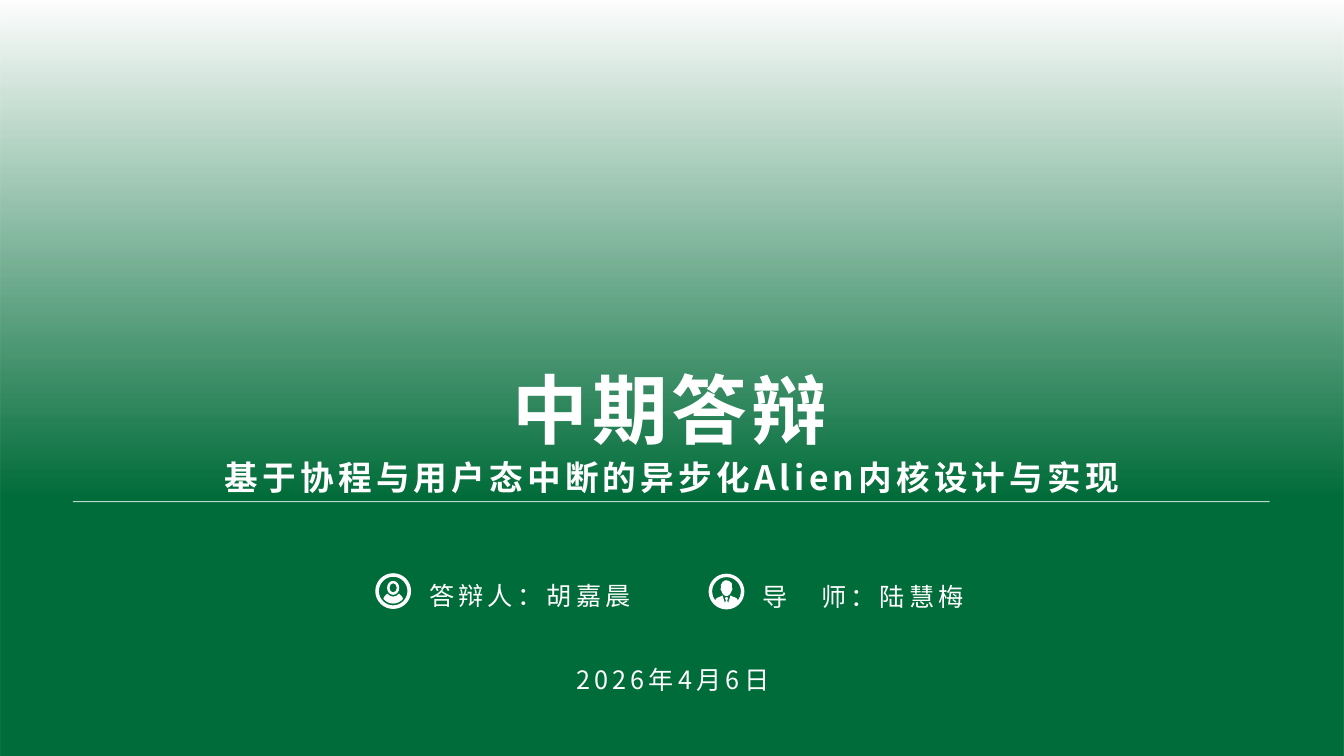
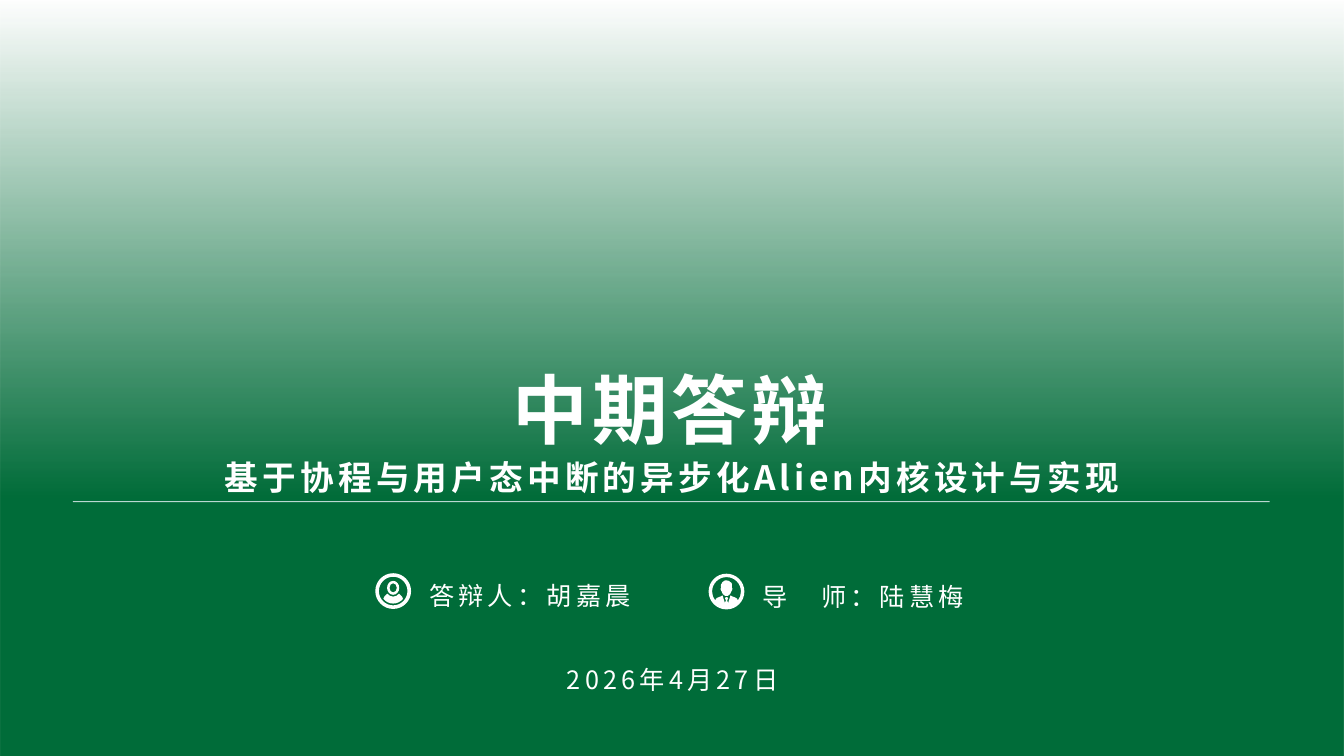
Before and after one commit to hhhjjjcc112/AsyncAlien, a slide deck: slide 1 of docs/graduation/中期/胡嘉晨-中期汇报.pptx. Drawn at 1344x756 pixels with LibreOffice and Linux fonts; fonts in the diff are those of the drawing; background and template pictures are left out. Boxes give left, top, right and bottom in pixels: in the first picture for what was removed or moved away, otherwise in the second. Text is boxed around its words. In the diff, an @@ line names an element or a change of style, - is before the commit and + after.

```diff
--- a/docs/graduation/中期/胡嘉晨-中期汇报.pptx
+++ b/docs/graduation/中期/胡嘉晨-中期汇报.pptx
@@ text at (x1=567, y1=668, x2=778, y2=691): text changed @@
-2026年4月6日
+2026年4月27日
```
Also in this commit, not shown: 1 other slide changed, 24 other files.
